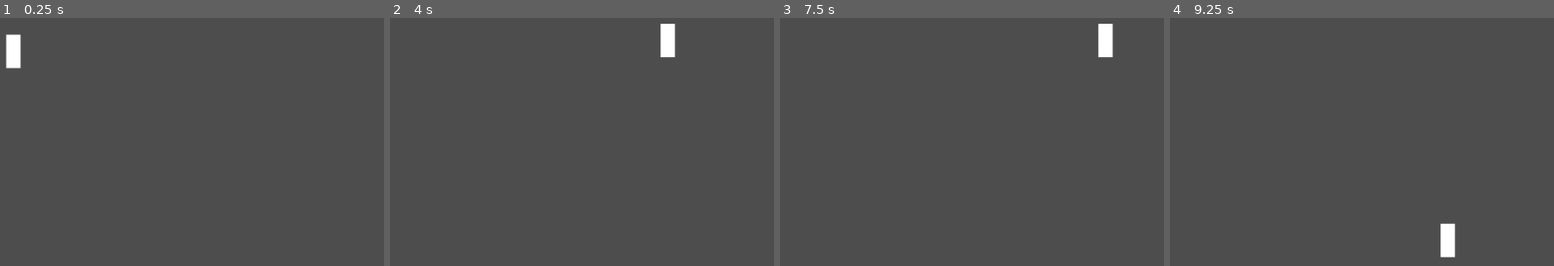
Above: before the commit, frames 1-4 (left to right).
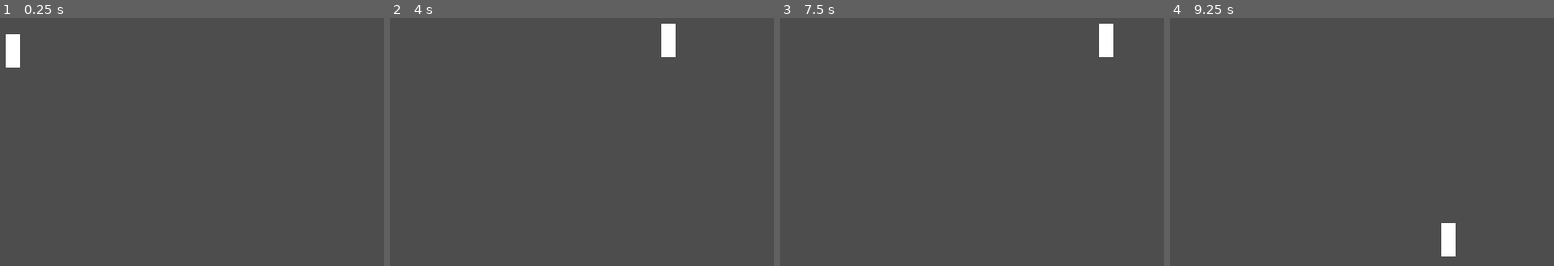
Above: after the commit, the same moments.

Repository: acropolis914/Gwizz-s-Game-Jam
Game: Godot game, scene res://Scene/main.tscn
The game is run twice, just before and just after one commit, with the same random seed, the same clock (stepped at 60 frames per second) and the same inputs.
Inputs:
- Up to frame 1 (0.25 s): no input
- Up to frame 2 (4 s): tap Enter at 0.5 s; hold D (move_right) 0.53-1.28 s; tap Shift (dash) every 0.75 s from 0.6 to 3.6 s; hold S (move_down) 1.28-2.03 s; hold D (move_right) 2.03-2.78 s; hold W (move_up) 2.78-3.53 s; tap Space at 3.5 s; hold A (move_left) from 3.53 s (still down)
- Up to frame 3 (7.5 s): tap Shift (dash) every 0.75 s from 4.35 to 7.35 s; release A (move_left) at 5.03 s; hold S (move_down) 5.03-5.78 s; hold D (move_right) 5.78-6.53 s; hold W (move_up) 6.53-7.28 s; hold D (move_right) from 7.28 s (still down)
- Up to frame 4 (9.25 s): release D (move_right) at 8.03 s; hold S (move_down) 8.03-8.78 s; tap Shift (dash) at 8.1, 8.85 s; tap Enter at 8.75 s; hold A (move_left) from 8.78 s (still down)

The runs differ from the first frame. In frame 1, 0.1% of the frame differs, in the area x 1-6%, y 6-21%; in frame 2, less than 0.1%; in frame 3, less than 0.1%; in frame 4, 0.1%.

Commit message:
fixed TAA error

Diff:
--- a/project.godot
+++ b/project.godot
@@ -19,6 +19,7 @@
 
 window/size/viewport_width=1280
 window/size/viewport_height=720
+window/stretch/mode="canvas_items"
 
 [input]
 
@@ -46,6 +47,16 @@
 , Object(InputEventKey,"resource_local_to_scene":false,"resource_name":"","device":-1,"window_id":0,"alt_pressed":false,"shift_pressed":false,"ctrl_pressed":false,"meta_pressed":false,"pressed":false,"keycode":0,"physical_keycode":4194321,"key_label":0,"unicode":0,"echo":false,"script":null)
 ]
 }
+jump={
+"deadzone": 0.5,
+"events": [Object(InputEventKey,"resource_local_to_scene":false,"resource_name":"","device":-1,"window_id":0,"alt_pressed":false,"shift_pressed":false,"ctrl_pressed":false,"meta_pressed":false,"pressed":false,"keycode":0,"physical_keycode":32,"key_label":0,"unicode":32,"echo":false,"script":null)
+]
+}
+sprint={
+"deadzone": 0.5,
+"events": [Object(InputEventKey,"resource_local_to_scene":false,"resource_name":"","device":-1,"window_id":0,"alt_pressed":false,"shift_pressed":false,"ctrl_pressed":false,"meta_pressed":false,"pressed":false,"keycode":0,"physical_keycode":4194325,"key_label":0,"unicode":0,"echo":false,"script":null)
+]
+}
 dash={
 "deadzone": 0.5,
 "events": [Object(InputEventKey,"resource_local_to_scene":false,"resource_name":"","device":-1,"window_id":0,"alt_press …(182 unchanged characters)…
@@ -62,5 +73,3 @@
 
 renderer/rendering_method="gl_compatibility"
 renderer/rendering_method.mobile="gl_compatibility"
-anti_aliasing/quality/msaa_2d=1
-anti_aliasing/quality/use_taa=true
